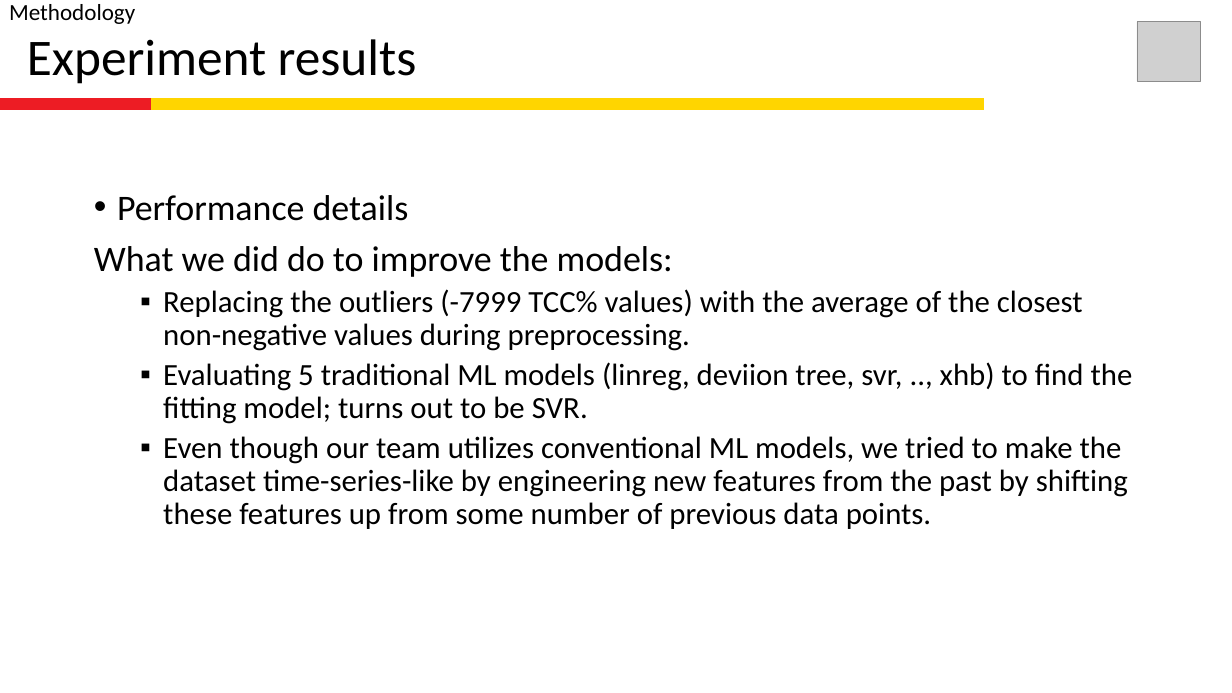
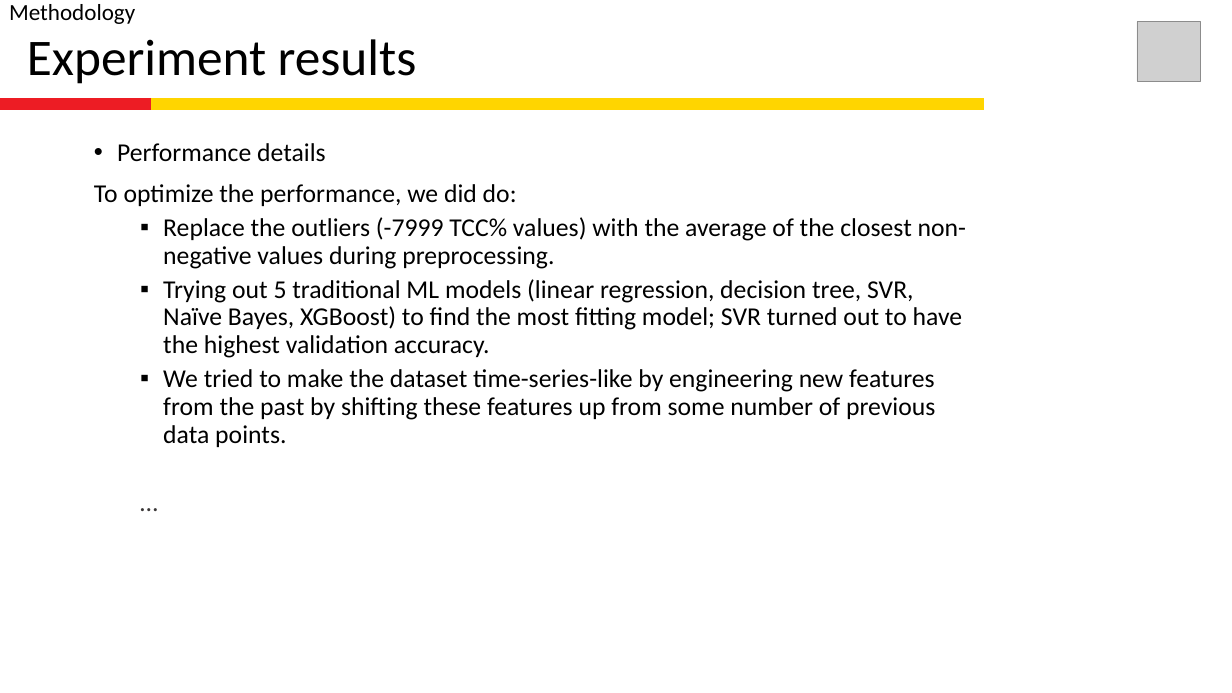
Before and after one commit to paramudya/alexandra-for-shellai, a slide deck: slide 7 of alexandra_pitch-stage1-v1.pptx (slide 6 before the commit). Drawn at 1232x693 pixels with LibreOffice and Linux fonts; fonts in the diff are those of the drawing; grey boxes stand for pictures; background and template pictures are left out. Boxes give left, top, right and bottom in pixels: in the first picture for what was removed or moved away, otherwise in the second. Text is boxed around its words. In the diff, an @@ line names an element or a change of style, - is before the commit and + after.

```diff
--- a/alexandra_pitch-stage1-v1.pptx
+++ b/alexandra_pitch-stage1-v1.pptx
@@ rectangle: place and size @@
-rectangle at <box>0,104,1232,625</box>
+rectangle at <box>0,104,1232,693</box>
@@ text "Performance details": place and size @@
-text "Performance details" at <box>94,195,1133,529</box>
+text "Performance details" at <box>94,143,966,447</box>
@@ text at <box>117,143,326,162</box>: size 28 to 20 pt in "Performance details" @@
@@ text at <box>94,184,966,447</box>: text changed; size 24 to 20 pt @@
-What we did do to improve the models:
-  ▪ Replacing the outliers (-7999 TCC% values) with the average of the closest non-negative values during preprocessing.
-  ▪ Evaluating 5 traditional ML models (linreg, deviion tree, svr, .., xhb) to find the fitting model; turns out to be SVR.
-  ▪ Even though our team utilizes conventional ML models, we tried to make the dataset time-series-like by engineering new features from the past by shifting these features up from some number of previous data points.
+To optimize the performance, we did do:
+  ▪ Replace the outliers (-7999 TCC% values) with the average of the closest non-negative values during preprocessing.
+  ▪ Trying out 5 traditional ML models (linear regression, decision tree, SVR, Naïve Bayes, XGBoost) to find the most fitting model; SVR turned out to have the highest validation accuracy.
+  ▪ We tried to make the dataset time-series-like by engineering new features from the past by shifting these features up from some number of previous data points.
+  …
```
Also in this commit, not shown: 6 other slides changed, 2 slides added, 1 other file.
